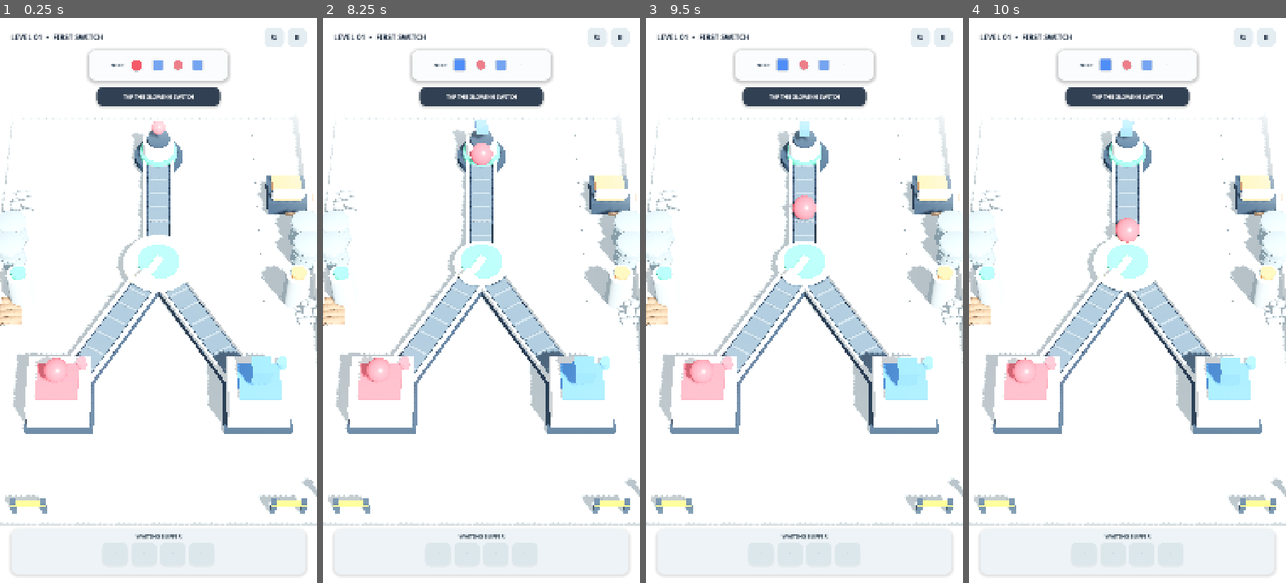
Above: before the commit, frames 1-4 (left to right).
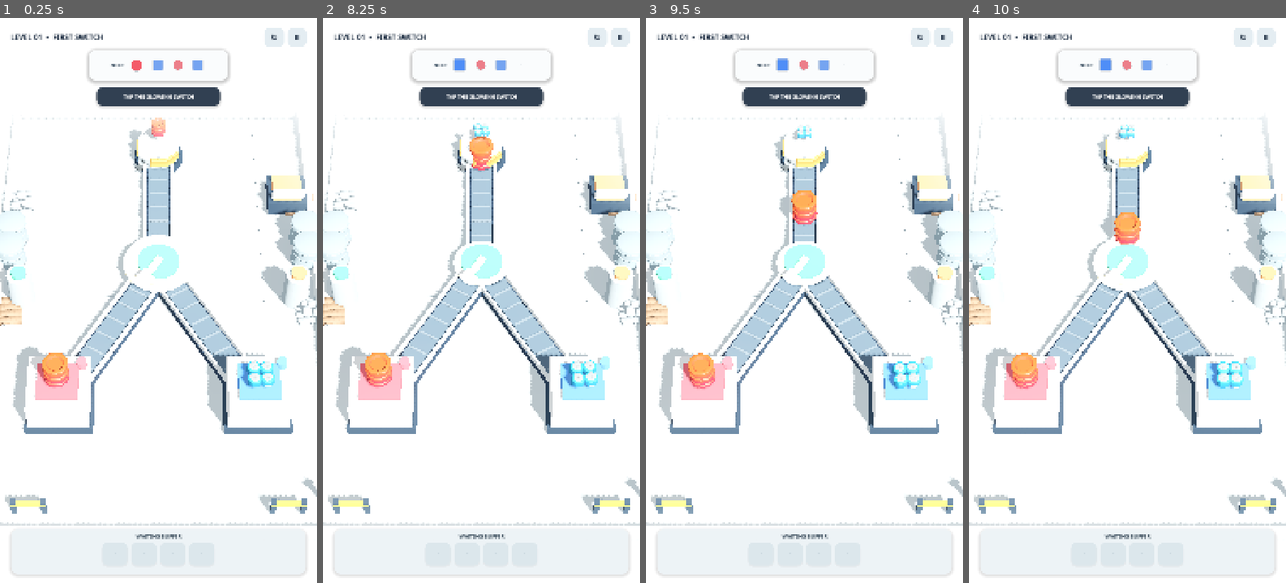
Above: after the commit, the same moments.

Repository: mocchaust64/rail_game
Game: Godot game, scene res://app/main.tscn
Two runs of this game, one before a commit and one after it. Both use one fixed random seed, a clock stepped at 60 frames per second and the inputs below.
Inputs (mouse positions are in pixels of both pictures, inside the frame that each line leads up to):
- Up to frame 1 (0.25 s): no input
- Up to frame 2 (8.25 s): click "↻" at 0.5 s; click "Ⅱ" at 1.25 s; click "TEXT NORMAL" at 2 s; click "RESTART LEVEL" at 2.75 s; click "↻" at 3.5 s; click "Ⅱ" at 4.25 s; click "RESTART LEVEL" at 5 s; click "↻" at 5.75 s; click "Ⅱ" at 6.5 s; click "RESTART LEVEL" at 7.25 s; move the mouse to (551, 272) at 8.02 s; click (551, 272) at 8.17 s
- Up to frame 3 (9.5 s): move the mouse to (741, 328) at 8.77 s; click (741, 328) at 8.92 s
- Up to frame 4 (10 s): move the mouse to (1159, 176) at 9.52 s; click (1159, 176) at 9.67 s

The runs differ from the first frame. In frame 1, 1.8% of the frame differs, in the area x 6-87%, y 17-66%; in frame 2, 2.0%; in frame 3, 2.2%, in the area x 6-87%, y 18-66%; in frame 4, 2.2%.

Commit message:
feat: CC0 gameplay models and real texture on cargo
Cargo and source machines now use CC0 geometry from KayKit Prototype Bits and
Space Base Bits, both by Kay Lousberg. Each pack ships one texture atlas, so
gameplay surfaces carry real detail for the first time; the project had two
textures before and both were branding.

Models are fitted by measuring their bounding box rather than carrying a magic
scale each, because the two packs are authored at very different sizes.

The cargo models were chosen so their own atlas colours already are the three
gameplay colours. The first attempt tinted whatever model looked best, which
multiplies rather than replaces: a blue model tinted yellow rendered green, and
every receiver showed the depot model's baked red crates regardless of its kind.
Colour is the thing cargo has to communicate, so that approach was dropped.

Receivers stay procedural for the same reason: one body must be able to read as
red, blue or yellow, and every candidate carries baked colours that fight it.
Recorded in docs/THIRD_PARTY_ASSETS.md.

tools/asset_preview.tscn lays the candidates out on screen so this is judged by
looking rather than by filename.

Co-Authored-By: Claude Opus 5 (1M context) <noreply@anthropic.com>

Diff:
--- a/gameplay/visual_factory.gd
+++ b/gameplay/visual_factory.gd
@@ -19,6 +19,19 @@
 const KAYKIT_PALLET = preload("res://assets/vendor/kaykit_prototype_bits/Pallet_Large_CC0_Derived.obj")
 const KAYKIT_BARREL = preload("res://assets/vendor/kaykit_prototype_bits/Barrel_A_CC0_Derived.obj")
 const KAYKIT_LOADED_PALLET = preload("res://assets/vendor/kaykit_prototype_bits/Pallet_Loaded_CC0_Derived.obj")
+
+# CC0 gameplay geometry. These packs ship a single texture atlas each, which is
+# what gives the pieces surface detail the procedural primitives never had.
+# Chosen so each model's own atlas colour already is the gameplay colour. Tinting
+# a coloured texture multiplies, it does not replace: a blue model tinted yellow
+# came out green, which broke the one thing cargo colour has to do.
+const CARGO_MODELS := {
+    "red": "res://assets/vendor/kaykit_prototype_bits/gltf/Barrel_A.gltf",
+    "blue": "res://assets/vendor/kaykit_space_base_bits/gltf/containers_C.gltf",
+    "yellow": "res://assets/vendor/kaykit_prototype_bits/gltf/Coin_A.gltf",
+}
+const RECEIVER_MODEL := "res://assets/vendor/kaykit_space_base_bits/gltf/cargodepot_A.gltf"
+const SOURCE_MODEL := "res://assets/vendor/kaykit_space_base_bits/gltf/basemodule_A.gltf"
 
 static var _material_cache: Dictionary = {}
 
@@ -37,6 +50,61 @@
     _material_cache[key] = mat
     return mat
 
+# The two packs are authored at very different scales, so models are measured
+# and fitted to a target size rather than each one carrying a magic multiplier.
+static func vendor_scene(path: String, target_size: float, tint: Color = Color(0, 0, 0, 0)) -> Node3D:
+    var packed: Resource = load(path)
+    if packed == null or not (packed is PackedScene):
+        push_error("vendor model missing: %s" % path)
+        return Node3D.new()
+    var instance := (packed as PackedScene).instantiate() as Node3D
+    var bounds := _combined_aabb(instance)
+    var largest := maxf(bounds.size.x, maxf(bounds.size.y, bounds.size.z))
+    if largest > 0.0001:
+        instance.scale = Vector3.ONE * (target_size / largest)
+    # Sit the model on the origin plane so callers position by its base.
+    instance.position.y = -bounds.position.y * instance.scale.y
+    if tint.a > 0.0:
+        _tint(instance, tint)
+    return instance
+
+
+static func _combined_aabb(node: Node) -> AABB:
+    var box := AABB()
+    var seeded := false
+    for mesh_node in _mesh_children(node):
+        var local := mesh_node.get_aabb()
+        if not seeded:
+            box = local
+            seeded = true
+        else:
+            box = box.merge(local)
+    return box
+
+
+static func _mesh_children(node: Node) -> Array[MeshInstance3D]:
+    var found: Array[MeshInstance3D] = []
+    if node is MeshInstance3D:
+        found.append(node as MeshInstance3D)
+    for child in node.get_children():
+        found.append_array(_mesh_children(child))
+    return found
+
+
+# Multiplies the pack texture by a colour instead of replacing the material, so
+# the cargo reads in the game's palette while keeping its surface detail.
+static func _tint(node: Node, colour: Color) -> void:
+    for mesh_node in _mesh_children(node):
+        var source := mesh_node.get_active_material(0)
+        var tinted: StandardMaterial3D
+        if source is StandardMaterial3D:
+            tinted = (source as StandardMaterial3D).duplicate() as StandardMaterial3D
+        else:
+            tinted = StandardMaterial3D.new()
+        tinted.albedo_color = colour
+        mesh_node.material_override = tinted
+
+
 static func kind_color(kind: String) -> Color:
     match kind:
         "red": return RED
@@ -132,46 +200,13 @@
 static func create_kind_visual(kind: String, scale_value: float = 0.38) -> Node3D:
     var root := Node3D.new()
     root.name = "CargoVisual_%s" % kind
-    var visual := MeshInstance3D.new()
-    match kind:
-        "red":
-            var sphere := SphereMesh.new()
-            sphere.radius = scale_value
-            sphere.height = scale_value * 2.0
-            sphere.radial_segments = 20
-            sphere.rings = 10
-            visual.mesh = sphere
-        "blue":
-            var cube := BoxMesh.new()
-            cube.size = Vector3.ONE * scale_value * 1.60
-            visual.mesh = cube
-        "yellow":
-            var prism := CylinderMesh.new()
-            prism.radial_segments = 3
-            prism.top_radius = scale_value * 0.98
-            prism.bottom_radius = scale_value * 0.98
-            prism.height = scale_value * 1.62
-            visual.mesh = prism
-        _:
-            var sphere := SphereMesh.new()
-            sphere.radius = scale_value
-            sphere.height = scale_value * 2.0
-            visual.mesh = sphere
-    visual.material_override = material(kind_color(kind), 0.38, 0.04)
-    root.add_child(visual)
-
-    # A tiny white cap gives the procedural pieces a premium toy-like highlight.
-    var highlight := MeshInstance3D.new()
-    var hmesh := SphereMesh.new()
-    hmesh.radius = scale_value * 0.13
-    hmesh.height = scale_value * 0.26
-    hmesh.radial_segments = 12
-    hmesh.rings = 6
-    highlight.mesh = hmesh
-    highlight.material_override = material(Color("#FFFFFF"), 0.30, 0.05)
-    highlight.position = Vector3(-scale_value * 0.20, scale_value * 0.34, -scale_value * 0.16)
-    root.add_child(highlight)
+    var path: String = CARGO_MODELS.get(kind, CARGO_MODELS["red"])
+    # No tint: these models already carry the right colour in the pack atlas.
+    var model := vendor_scene(path, scale_value * 2.1)
+    model.position.y -= scale_value
+    root.add_child(model)
     return root
+
 
 static func create_source_shell(parent: Node3D) -> Node3D:
     var root := Node3D.new()
@@ -184,12 +219,9 @@
     var ring := _cylinder(0.55, 0.18, GREEN_ACCENT, 0.48, 0.08)
     ring.position.y = 0.25
     root.add_child(ring)
-    var hopper := _cylinder(0.46, 0.52, MACHINE_BODY, 0.76)
-    hopper.position.y = 0.52
+    var hopper := vendor_scene(SOURCE_MODEL, 1.30, MACHINE_BODY)
+    hopper.position.y = 0.16
     root.add_child(hopper)
-    var cap := _cylinder(0.34, 0.10, MACHINE_DARK, 0.75)
-    cap.position.y = 0.82
-    root.add_child(cap)
     return root
 
 static func create_receiver_shell(parent: Node3D, kind: String) -> Dictionary:
@@ -197,6 +229,8 @@
     root.name = "ReceiverShell_%s" % kind
     parent.add_child(root)
 
+    # Deliberately not a CC0 model: the receiver has to read as its cargo colour,
+    # and every candidate carries baked colours of its own that fight that.
     var body := _box(Vector3(1.55, 0.98, 1.55), MACHINE_BODY, 0.76)
     body.position.y = 0.42
     root.add_child(body)
--- /dev/null
+++ b/tools/asset_preview.gd
@@ -0,0 +1,55 @@
+extends Node3D
+# Lays every candidate CC0 mesh out in a grid so they can be judged on screen
+# instead of by filename. Not shipped with the game; a authoring tool only.
+
+const MODELS := [
+	"res://assets/vendor/kaykit_prototype_bits/gltf/Barrel_A.gltf",
+	"res://assets/vendor/kaykit_prototype_bits/gltf/Coin_A.gltf",
+	"res://assets/vendor/kaykit_space_base_bits/gltf/containers_C.gltf",
+	"res://assets/vendor/kaykit_space_base_bits/gltf/basemodule_A.gltf",
+]
+const COLUMNS := 4
+const SPACING := 2.4
+
+
+func _ready() -> void:
+	var env := WorldEnvironment.new()
+	var environment := Environment.new()
+	environment.background_mode = Environment.BG_COLOR
+	environment.background_color = Color("#CBD8DF")
+	environment.ambient_light_source = Environment.AMBIENT_SOURCE_COLOR
+	environment.ambient_light_color = Color("#EAF3F8")
+	environment.ambient_light_energy = 0.55
+	env.environment = environment
+	add_child(env)
+
+	var key := DirectionalLight3D.new()
+	key.rotation_degrees = Vector3(-48, 32, 0)
+	key.light_energy = 1.45
+	key.shadow_enabled = true
+	add_child(key)
+
+	for i in range(MODELS.size()):
+		var scene: PackedScene = load(MODELS[i])
+		if scene == null:
+			push_error("failed to load %s" % MODELS[i])
+			continue
+		var instance := scene.instantiate()
+		var column := i % COLUMNS
+		var row := i / COLUMNS
+		instance.position = Vector3((column - 1.5) * SPACING, 0.0, (row - 1.2) * SPACING)
+		add_child(instance)
+
+		var label := Label3D.new()
+		label.text = MODELS[i].get_file().get_basename()
+		label.font_size = 96
+		label.pixel_size = 0.0016
+		label.position = instance.position + Vector3(0, 1.35, 0)
+		label.billboard = BaseMaterial3D.BILLBOARD_ENABLED
+		label.modulate = Color("#20303F")
+		add_child(label)
+
+	var camera := Camera3D.new()
+	camera.position = Vector3(0, 7.0, 7.4)
+	add_child(camera)
+	camera.look_at(Vector3(0, 0.4, 0), Vector3.UP)
--- /dev/null
+++ b/tools/asset_preview.tscn
@@ -0,0 +1,6 @@
+[gd_scene load_steps=2 format=3]
+
+[ext_resource path="res://tools/asset_preview.gd" type="Script" id="1"]
+
+[node name="AssetPreview" type="Node3D"]
+script = ExtResource("1")
Not shown, added: assets/vendor/kaykit_prototype_bits/LICENSE_pack.txt
Binary file added: assets/vendor/kaykit_prototype_bits/gltf/Barrel_A.bin
Not shown, added: assets/vendor/kaykit_prototype_bits/gltf/Barrel_A.gltf
Not shown, added: assets/vendor/kaykit_prototype_bits/gltf/Barrel_A.gltf.import
Binary file added: assets/vendor/kaykit_prototype_bits/gltf/Coin_A.bin
Not shown, added: assets/vendor/kaykit_prototype_bits/gltf/Coin_A.gltf
Not shown, added: assets/vendor/kaykit_prototype_bits/gltf/Coin_A.gltf.import
Binary file added: assets/vendor/kaykit_prototype_bits/gltf/prototypebits_texture.png
Not shown, added: assets/vendor/kaykit_prototype_bits/gltf/prototypebits_texture.png.import
Not shown, added: assets/vendor/kaykit_space_base_bits/LICENSE.txt
Binary file added: assets/vendor/kaykit_space_base_bits/gltf/basemodule_A.bin
Not shown, added: assets/vendor/kaykit_space_base_bits/gltf/basemodule_A.gltf
(and 10 more such lines)
